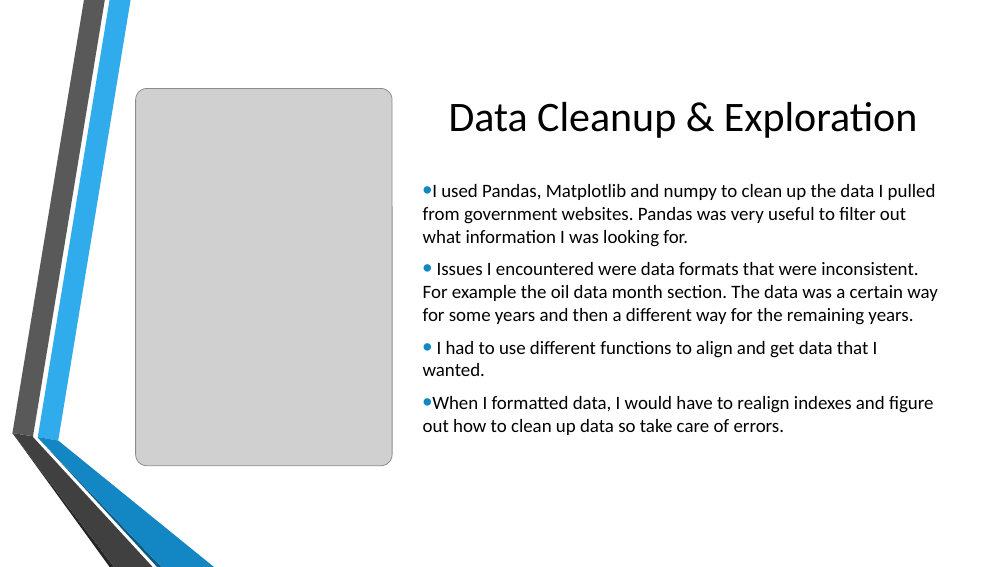
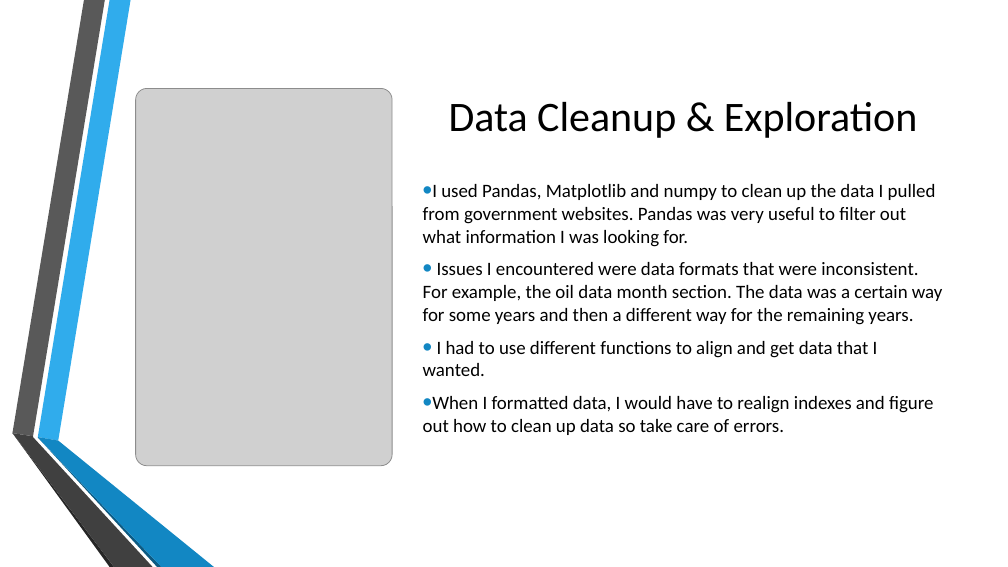
Before and after one commit to ssalguero626/Project-1, a slide deck: slide 5 of Project Power Point.pptx. Drawn at 1008x567 pixels with LibreOffice and Linux fonts; fonts in the diff are those of the drawing; grey boxes stand for pictures; background and template pictures are left out. Boxes give left, top, right and bottom in pixels: in the first picture for what was removed or moved away, otherwise in the second. Text is boxed around its words. In the diff, an @@ line names an element or a change of style, - is before the commit and + after.

```diff
--- a/Project Power Point.pptx
+++ b/Project Power Point.pptx
@@ text at (423, 262, 943, 325): text changed @@
-• Issues I encountered were data formats that were inconsistent. For example the oil data month section. The data was a certain way for some years and then a different way for the remaining years.
+• Issues I encountered were data formats that were inconsistent. For example, the oil data month section. The data was a certain way for some years and then a different way for the remaining years.
```
Also in this commit, not shown: 1 other slide changed.
